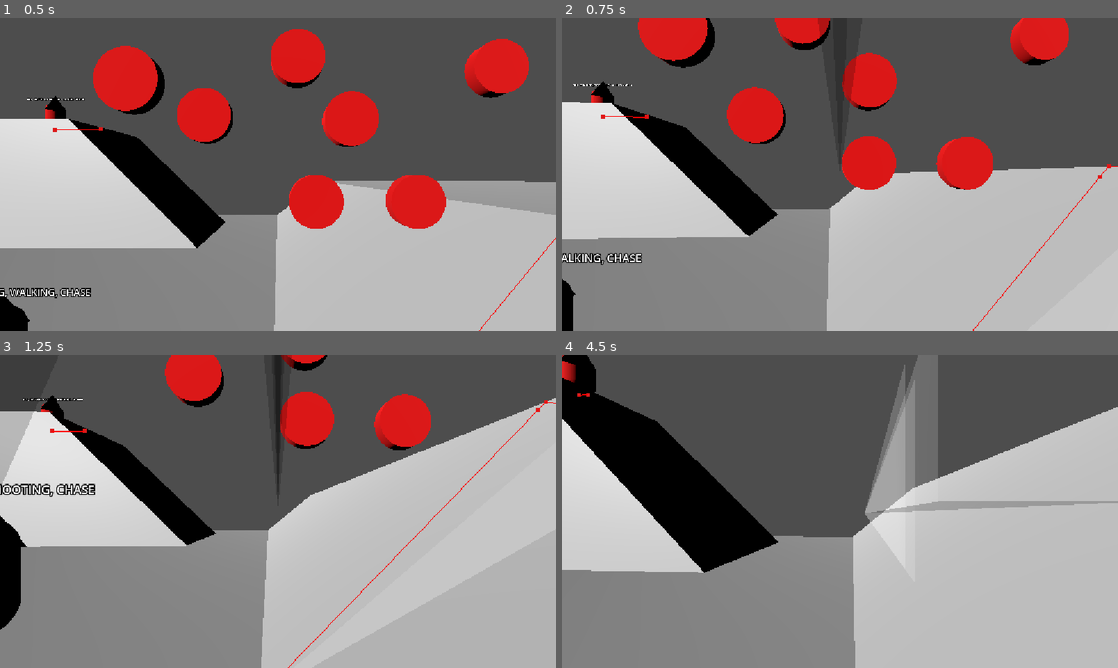
Above: before the commit, frames 1-4 (two rows, left to right).
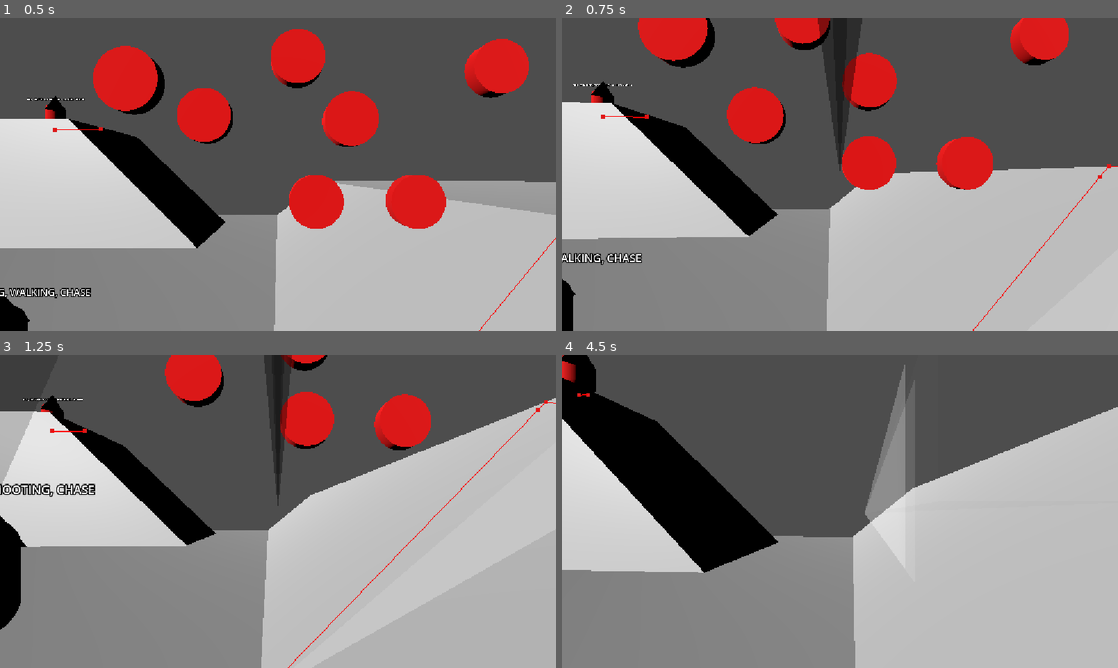
Above: after the commit, the same moments.

Repository: flowerFawn/unnamed-narrative-fps
Game: Godot game, scene res://prototyping/prototype world.tscn
Same seed, same stepped clock (60 frames per second), same inputs: the game is played once before the commit and once after it. The engine's default icon, where the game draws it, is replaced by a stand-in: a white triangle on a blue panel in a dark square.
Inputs (mouse positions are in pixels of both pictures, inside the frame that each line leads up to):
- Up to frame 1 (0.5 s): no input
- Up to frame 2 (0.75 s): move the mouse to (867, 174) at 0.52 s; press the mouse at (867, 174) at 0.53 s; hold W (Move Forward) from 0.53 s (still down)
- Up to frame 3 (1.25 s): keep holding W (Move Forward); tap Space (Jump) at 0.77 s
- Up to frame 4 (4.5 s): keep holding W (Move Forward); move the mouse to (812, 511) at 1.27 s; release the mouse at (812, 511) at 1.28 s; tap Shift (Sprint) at 1.35, 2.85, 4.35 s; tap Space (Jump) at 1.52, 3.02, 3.77 s; move the mouse to (851, 505) at 2.02 s; press the mouse at (851, 505) at 2.03 s; move the mouse to (834, 517) at 2.77 s; release the mouse at (834, 517) at 2.78 s; move the mouse to (878, 514) at 3.52 s; press the mouse at (878, 514) at 3.53 s; move the mouse to (795, 508) at 4.27 s; release the mouse at (795, 508) at 4.28 s

Frame 1 is identical in both runs. In frame 2, 0.3% of the frame differs, in the area x 46-53%, y 0-27%; in frame 3, 0.1%; in frame 4, 3.0%, in the area x 57-100%, y 0-51%.

Commit message:
bullet decals + trails fade

Diff:
--- a/weapons/scripts/gun.gd
+++ b/weapons/scripts/gun.gd
@@ -1,7 +1,7 @@
 extends Weapon
 class_name WeaponGun
 
-
+var bullet_decal:PackedScene = load("uid://b8art13p6snog")
 var bullet_trail_mesh:BoxMesh
 
 func setup() -> void:
@@ -10,7 +10,7 @@
 	bullet_trail_mesh.size = Vector3(0.05, 0.05, weapon_info.range)
 	trail_material = StandardMaterial3D.new()
 	trail_material.transparency = BaseMaterial3D.TRANSPARENCY_ALPHA
-	trail_material.albedo_color = Color(1, 1, 1, 0.2)
+	trail_material.albedo_color = Color(1, 1, 1, 0.5)
 	bullet_trail_mesh.material = trail_material
 
 func _shoot() -> void:
@@ -22,14 +22,19 @@
 	if ray.is_colliding():
 		var target:PhysicsBody3D = ray.get_collider()
 		attempt_hit(target)
+		if not target.is_in_group(&"hitable"):
+			_decal_visual(ray.get_collision_point(), bullet_decal)
 	#ray.queue_free()
 
 func _shot_visuals() -> void:
 	var trail_instance:MeshInstance3D = MeshInstance3D.new()
-	trail_instance.mesh = bullet_trail_mesh
+	var trail_tween:Tween = create_tween()
+	trail_instance.mesh = bullet_trail_mesh.duplicate()
+	trail_instance.mesh.material = bullet_trail_mesh.material.duplicate() #so it can be faded out
 	get_tree().root.add_child(trail_instance)
 	trail_instance.global_position = global_position
 	trail_instance.global_basis = global_basis
 	trail_instance.global_position += -global_basis.z.normalized() * weapon_info.range / 2
-	await get_tree().create_timer(0.5).timeout
+	trail_tween.tween_property(trail_instance.mesh.material, "albedo_color", Color(1, 1, 1, 0), 0.5)
+	await trail_tween.finished
 	trail_instance.queue_free()
--- a/weapons/weapon.gd
+++ b/weapons/weapon.gd
@@ -60,6 +60,13 @@
 	pass
 
 
+##Creates a decal from the given packed scene at the given point in global space
+##may be overwritten in some subclasses for more complex decals
+func _decal_visual(point:Vector3, decal:PackedScene) -> void:
+	var new_decal:Decal = decal.instantiate()
+	get_tree().root.add_child(new_decal)
+	new_decal.global_position = point
+
 
 ##Marks the cooldown flag as true to prevent more shooting, and starts the timer
 ##to undo this.
